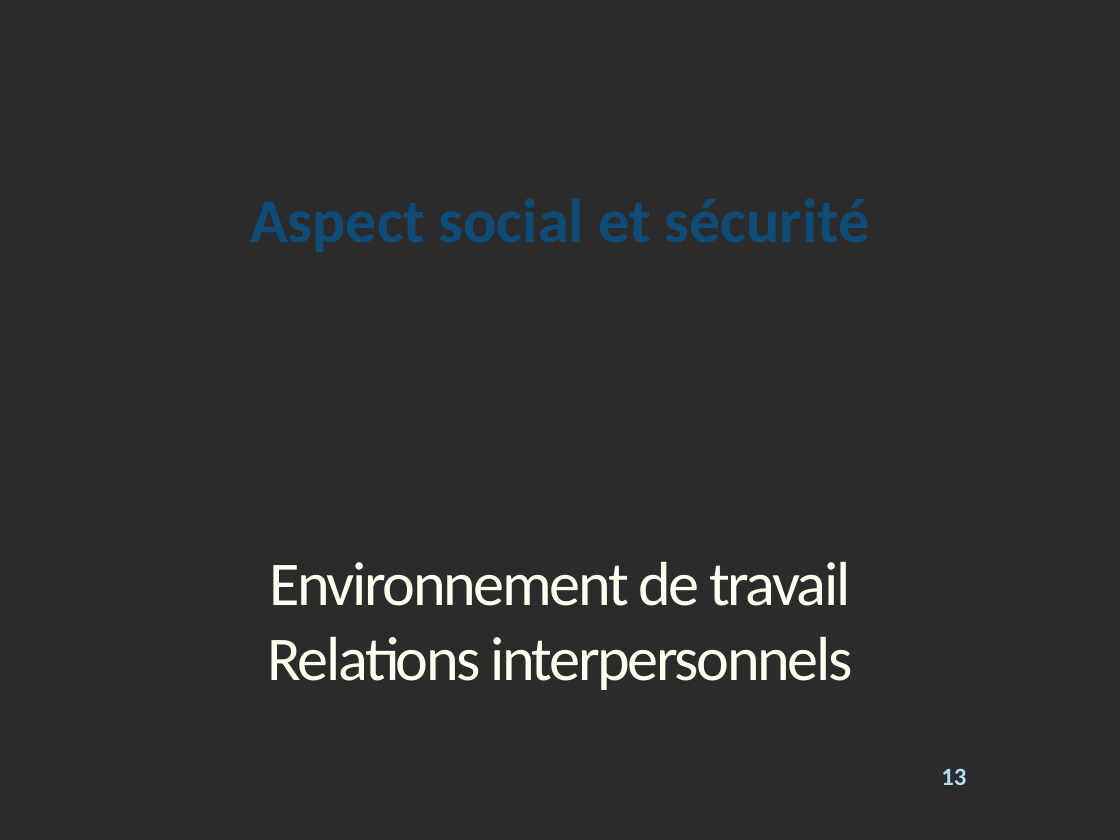
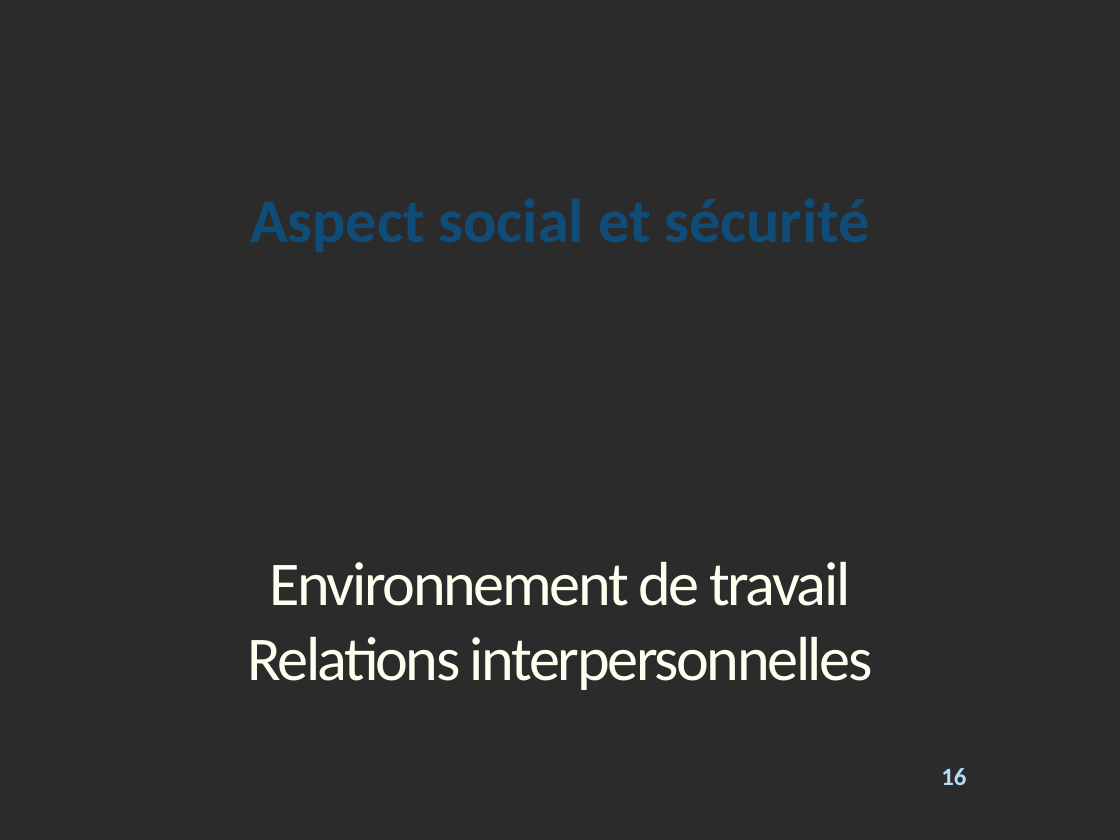
Before and after one commit to Raiton/Soutenance, a slide deck: slide 16 of blue_moving_lights.pptx (slide 13 before the commit). Drawn at 1120x840 pixels with LibreOffice and Linux fonts; fonts in the diff are those of the drawing; background and template pictures are left out; a plain dark background stands for a picture behind light text. Boxes give left, top, right and bottom in pixels: in the first picture for what was removed or moved away, otherwise in the second. Text is boxed around its words. In the diff, an @@ line names an element or a change of style, - is before the commit and + after.

```diff
--- a/blue_moving_lights.pptx
+++ b/blue_moving_lights.pptx
@@ title at (247, 561, 873, 690): text changed @@
-Environnement de travail
-Relations interpersonnels
+Environnement de travail
+Relations interpersonnelles
@@ page number at (941, 768, 966, 785): text changed @@
-13
+16
```
Also in this commit, not shown: 11 other slides changed, 3 slides added.
